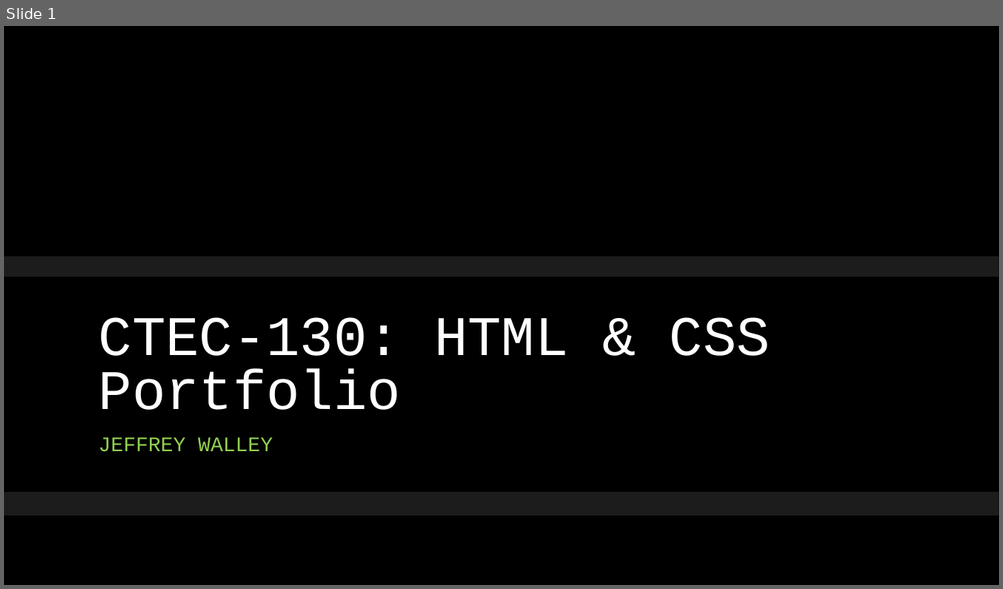
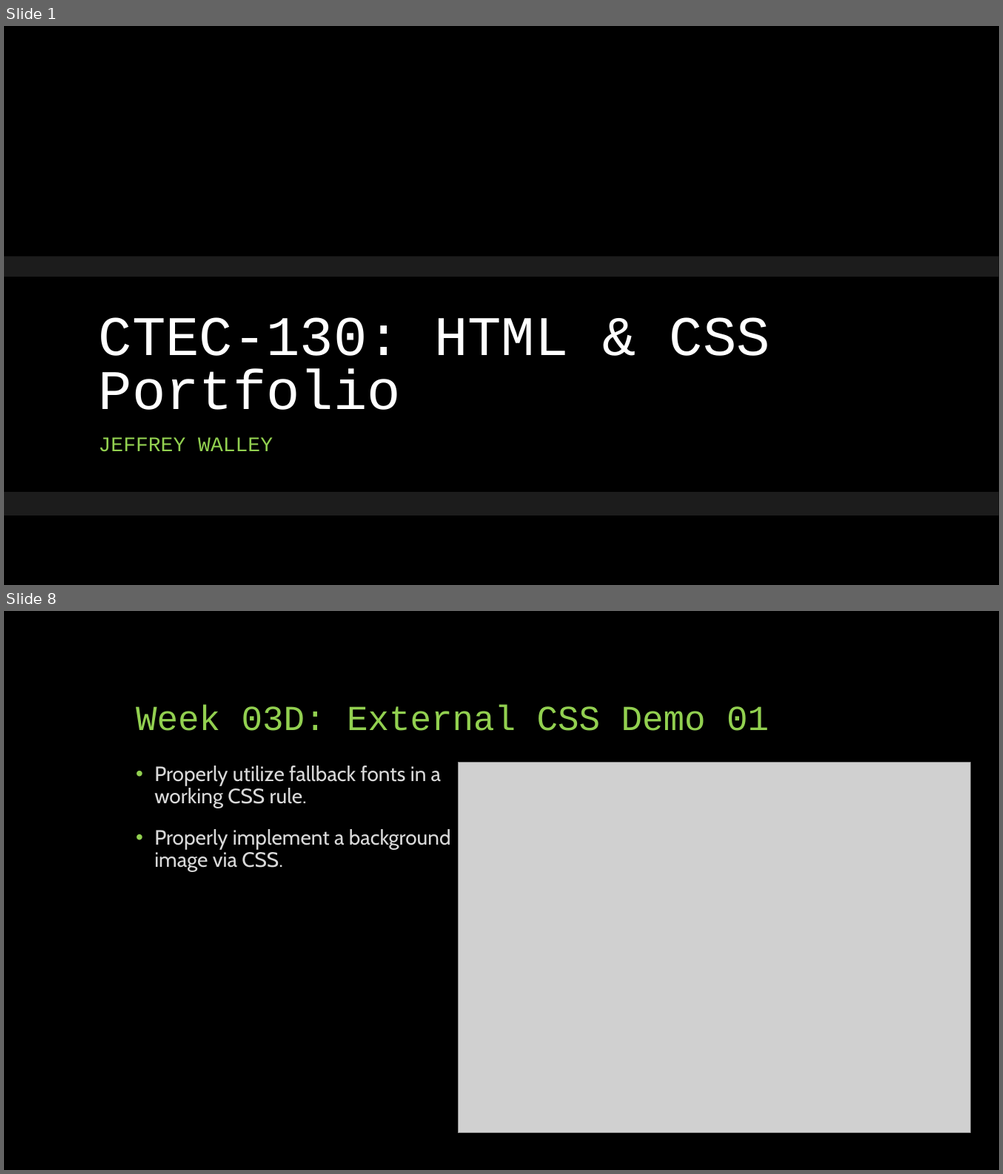
Before and after one commit to Ploppa-Smurph/ctec130_html, a slide deck: wk07/130portfolio_midterm.pptx. Shown one above the other, each under a label of ours: slide 1 before the commit, slides 1 and 8 after it; the slides between them are not shown. The pictures are 1003x589 and 1003x1174 pixels, drawn with LibreOffice and Linux fonts; fonts in the diff are those of the drawing; grey boxes stand for pictures; background and template pictures are left out. Boxes give left, top, right and bottom in pixels: in the first picture for what was removed or moved away, otherwise in the second. Text is boxed around its words. In the diff, an @@ line names an element or a change of style, - is before the commit and + after.

```diff
--- a/wk07/130portfolio_midterm.pptx
+++ b/wk07/130portfolio_midterm.pptx
@@ slide 8 added at [4,611,999,1170], background #000000 @@
@@ title added at [136,704,768,731], 34 pt, text #92D050 @@
+Week 03D: External CSS Demo 01
@@ text added at [154,766,451,871], 20 pt, text #D9D9D9 @@
+• Properly utilize fallback fonts in a working CSS rule.
+• Properly implement a background image via CSS.
@@ picture added at [458,763,970,1133] @@
```
Also in this commit, not shown: 1 slide changed, 12 other slides added, 9 slides removed, 28 other files.
